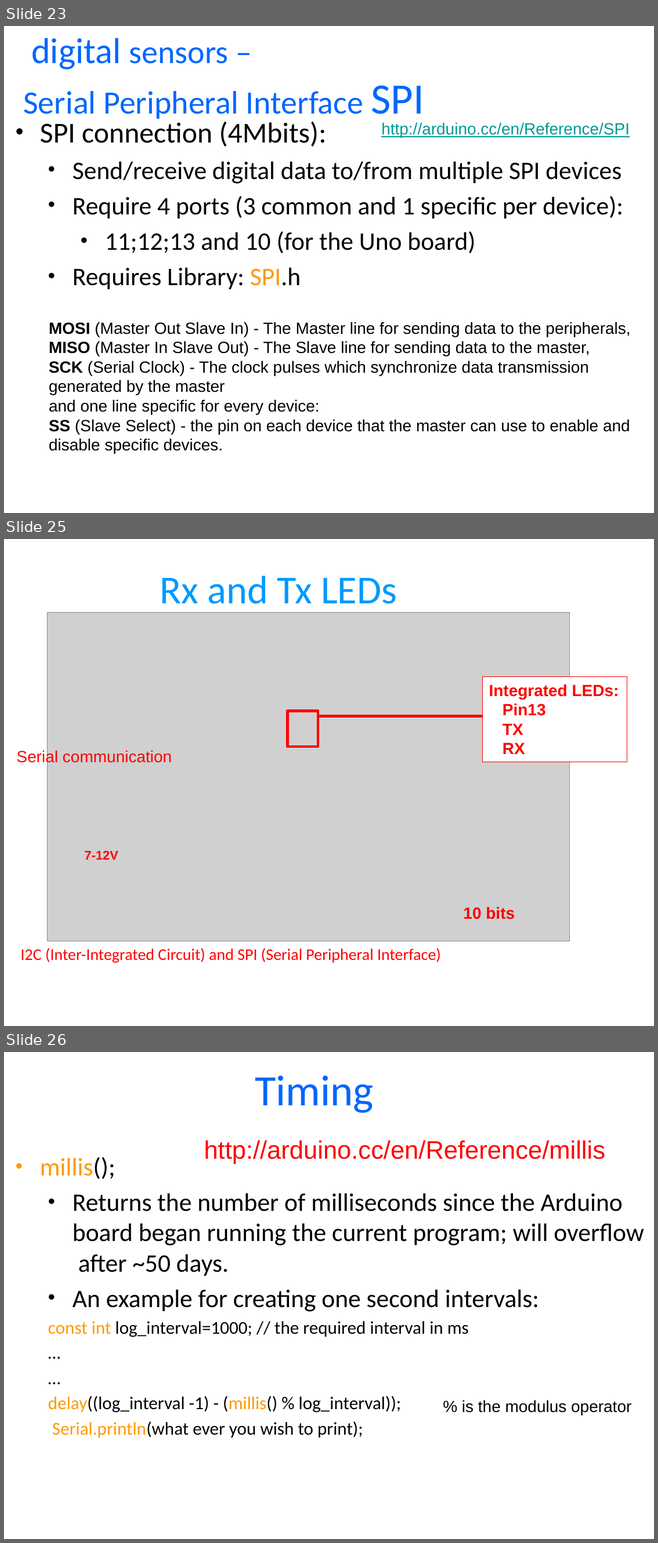
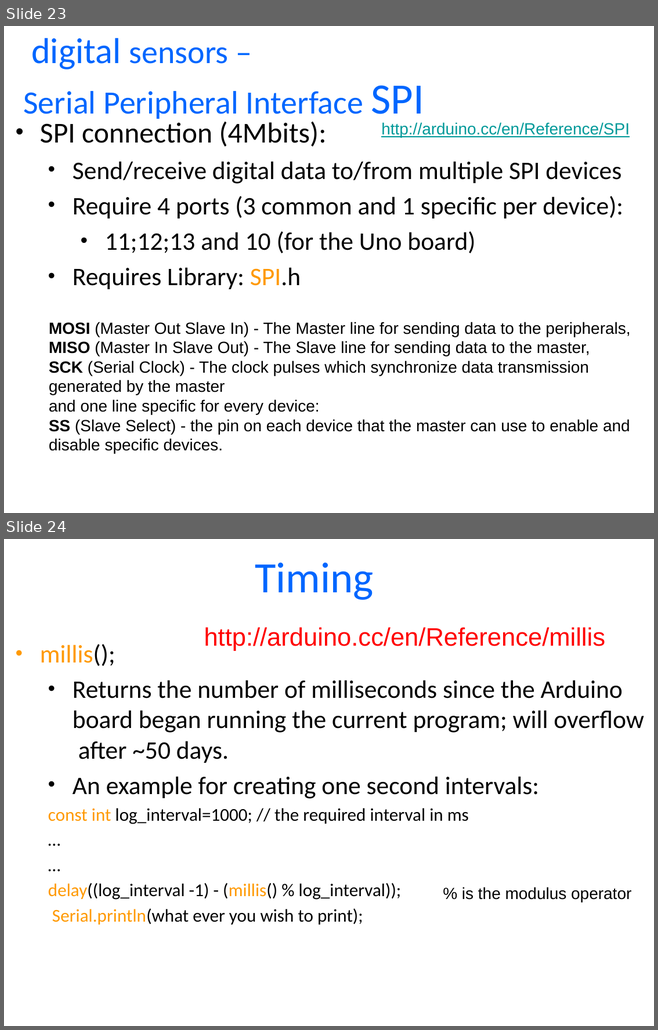
Before and after one commit to BraunAvi/Arduino-Workshop-ICL-2017, a slide deck: Presentations/3. Next Step with Arduino.pptx. Shown one above the other, each under a label of ours: slides 23, 25 and 26 before the commit, slides 23 and 24 after it; the slides between them are not shown. The pictures are 658x1543 and 658x1030 pixels, drawn with LibreOffice and Linux fonts; fonts in the diff are those of the drawing; grey boxes stand for pictures; background and template pictures are left out. Boxes give left, top, right and bottom in pixels: in the first picture for what was removed or moved away, otherwise in the second. Text is boxed around its words. In the diff, an @@ line names an element or a change of style, - is before the commit and + after.

```diff
--- a/Presentations/3. Next Step with Arduino.pptx
+++ b/Presentations/3. Next Step with Arduino.pptx
@@ slide 25 removed at [4, 539, 654, 1026], background #FFFFFF @@
@@ title removed at [159, 576, 397, 613] @@
-Rx and Tx LEDs
@@ picture removed at [48, 613, 569, 941] @@
@@ rectangle removed at [482, 676, 626, 762] @@
-Integrated LEDs:
-Pin13
-TX
-RX
@@ rectangle removed at [287, 711, 318, 747] @@
@@ line removed from (318, 716) to (539, 716) @@
@@ text removed at [17, 750, 172, 765] @@
-Serial communication
@@ text removed at [85, 851, 118, 860] @@
-7-12V
@@ text removed at [463, 907, 514, 919] @@
-10 bits
@@ text removed at [21, 948, 441, 963] @@
-I2C (Inter-Integrated Circuit) and SPI (Serial Peripheral Interface)
@@ what was slide 26 is now slide 24 @@
```
Also in this commit, not shown: 2 slides changed, 2 slides added, 2 other slides removed, 2 other files.
